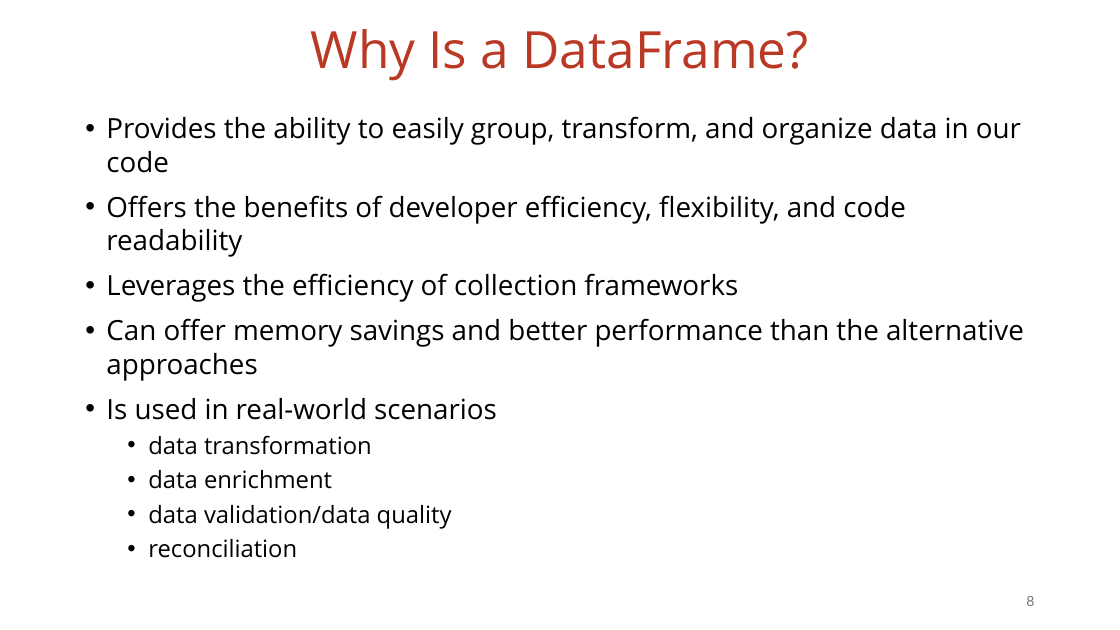
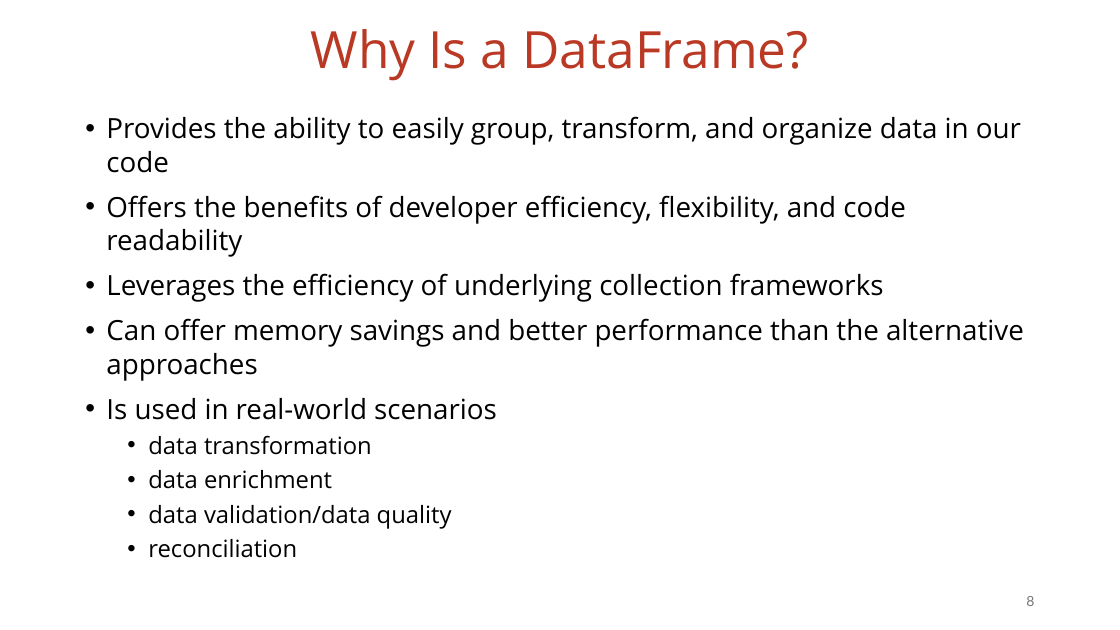
Before and after one commit to vmzakharov/missing-dataframe-talk, a slide deck: slide 8 of presentation/Missing_Dataframe_Long.pptx. Drawn at 1120x630 pixels with LibreOffice and Linux fonts; fonts in the diff are those of the drawing. Boxes give left, top, right and bottom in pixels: in the first picture for what was removed or moved away, otherwise in the second. Text is boxed around its words. In the diff, an @@ line names an element or a change of style, - is before the commit and + after.

```diff
--- a/presentation/Missing_Dataframe_Long.pptx
+++ b/presentation/Missing_Dataframe_Long.pptx
@@ text at [106, 273, 884, 302]: text changed @@
-• Leverages the efficiency of collection frameworks
+• Leverages the efficiency of underlying collection frameworks
```
Also in this commit, not shown: 4 other slides changed, 2 other files.
